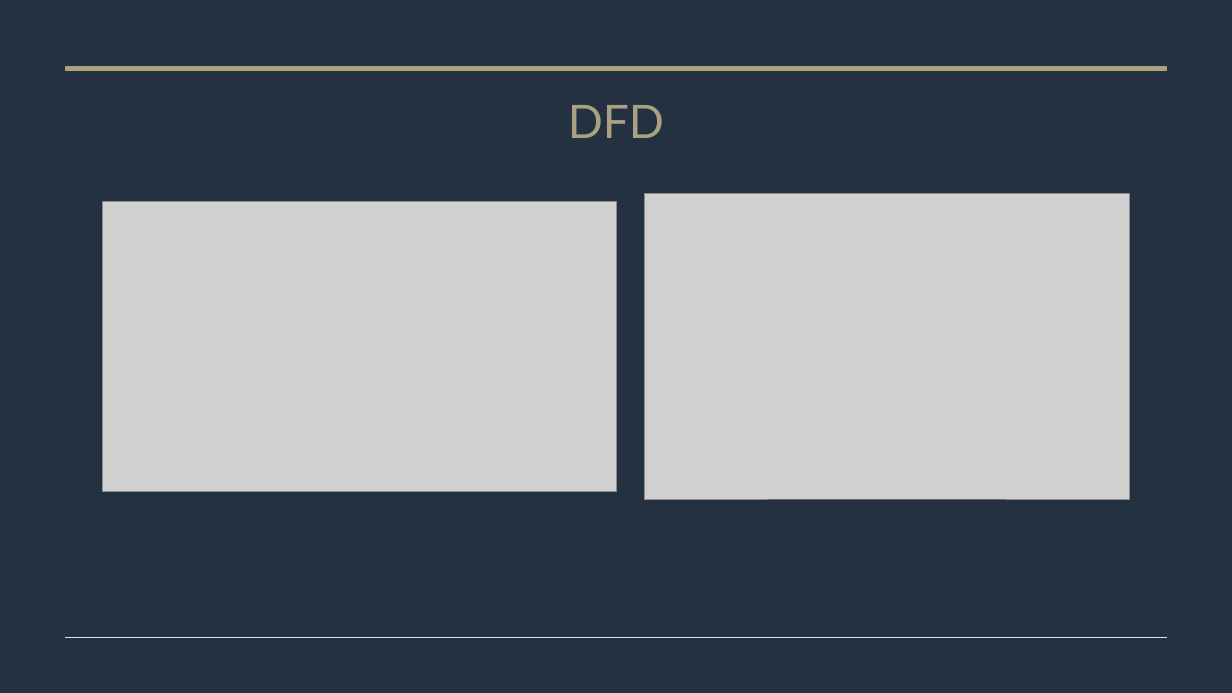
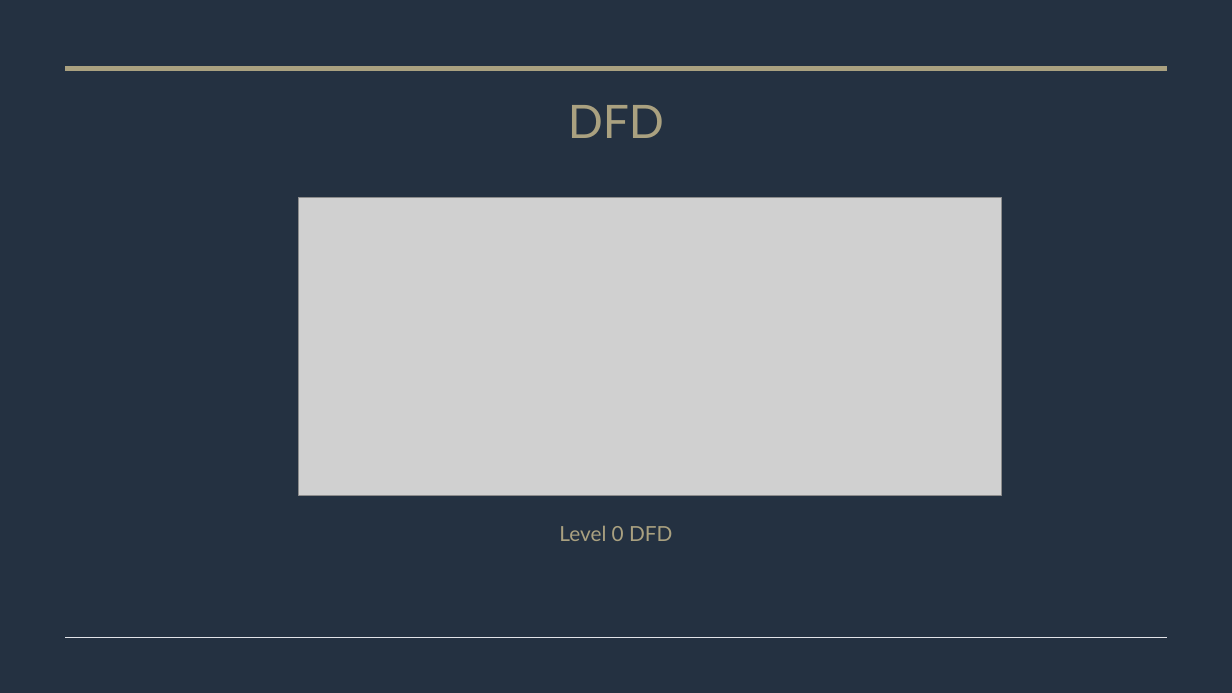
Before and after one commit to Janice1828/daily_activities-personal_finance_tracker, a slide deck: slide 13 of Daily Activities & Personal Finance Tracker.pptx (slide 11 before the commit). Drawn at 1232x693 pixels with LibreOffice and Linux fonts; fonts in the diff are those of the drawing; grey boxes stand for pictures. Boxes give left, top, right and bottom in pixels: in the first picture for what was removed or moved away, otherwise in the second. Text is boxed around its words. In the diff, an @@ line names an element or a change of style, - is before the commit and + after.

```diff
--- a/Daily Activities & Personal Finance Tracker.pptx
+++ b/Daily Activities & Personal Finance Tracker.pptx
@@ title at bbox=[559, 105, 672, 541]: text changed; size 36 to 16.2 pt @@
-DFD
+DFD
+Level 0 DFD
@@ picture removed at bbox=[103, 201, 616, 492] @@
@@ picture added at bbox=[299, 198, 1002, 495] @@
@@ picture removed at bbox=[644, 194, 1129, 499] @@
```
Also in this commit, not shown: 9 other slides changed, 3 slides added, 14 other files.
